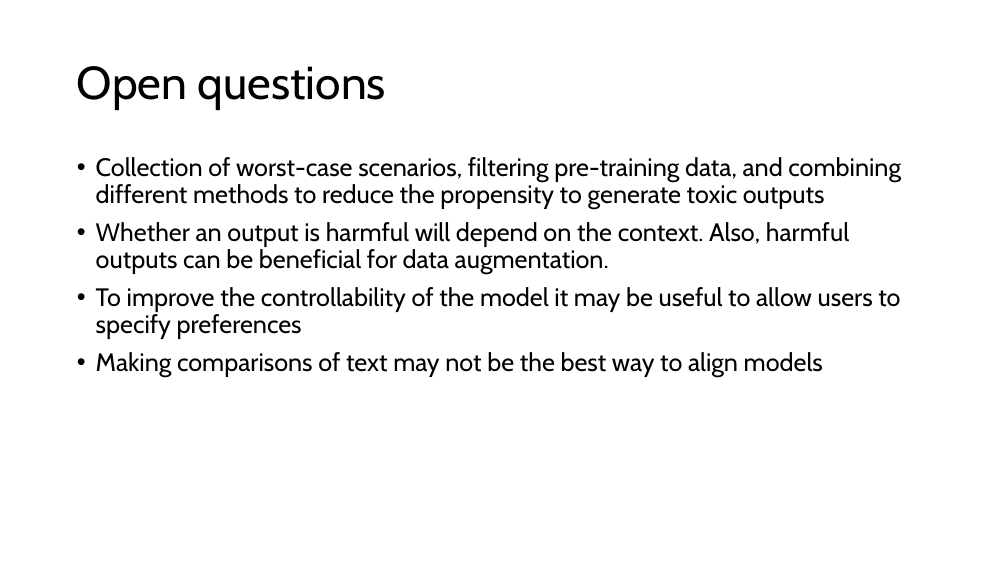
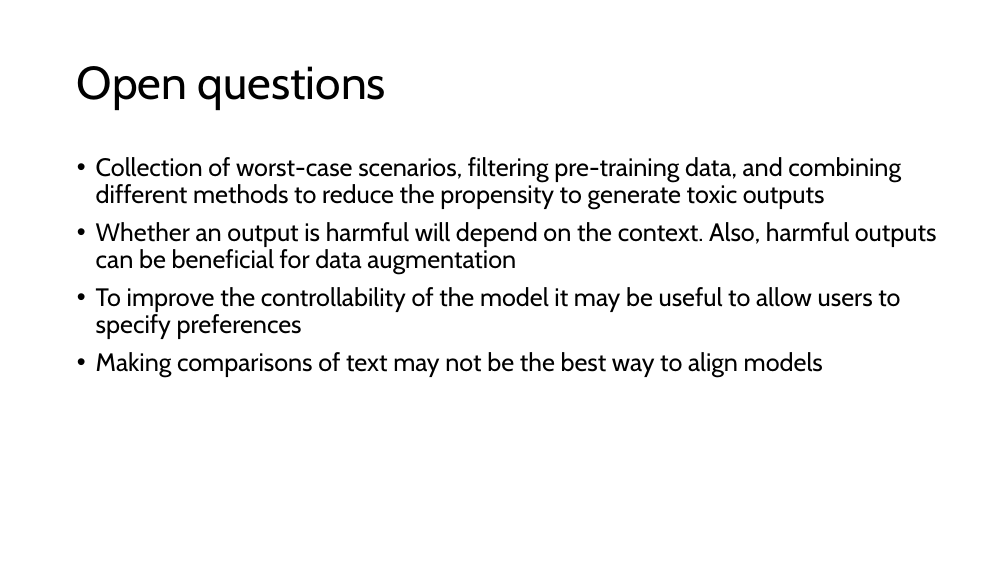
Before and after one commit to logus2k/genai_paper, a slide deck: slide 25 of final/final_version.pptx. Drawn at 1008x567 pixels with LibreOffice and Linux fonts; fonts in the diff are those of the drawing. Boxes give left, top, right and bottom in pixels: in the first picture for what was removed or moved away, otherwise in the second. Text is boxed around its words. In the diff, an @@ line names an element or a change of style, - is before the commit and + after.

```diff
--- a/final/final_version.pptx
+++ b/final/final_version.pptx
@@ text at <box>96,222,937,274</box>: text changed @@
-• Whether an output is harmful will depend on the context. Also, harmful outputs can be beneficial for data augmentation.
+• Whether an output is harmful will depend on the context. Also, harmful outputs can be beneficial for data augmentation
```
Also in this commit, not shown: 11 other slides changed, 5 slides added, 4 slides removed, 2 other files.
